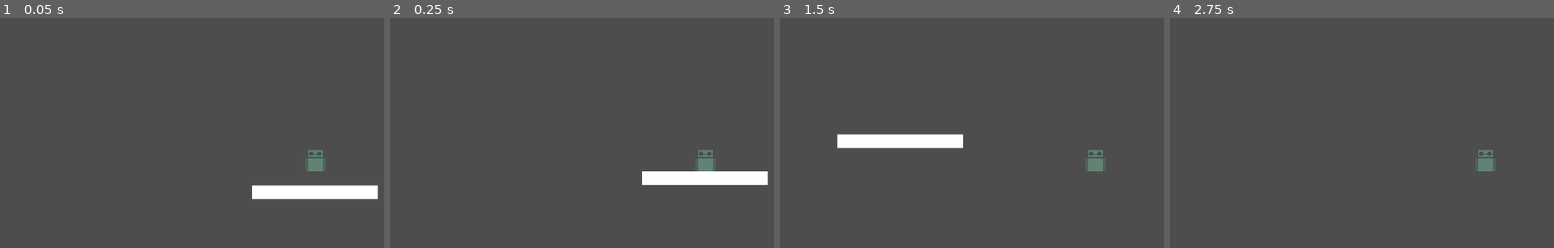
Above: before the commit, frames 1-4 (left to right).
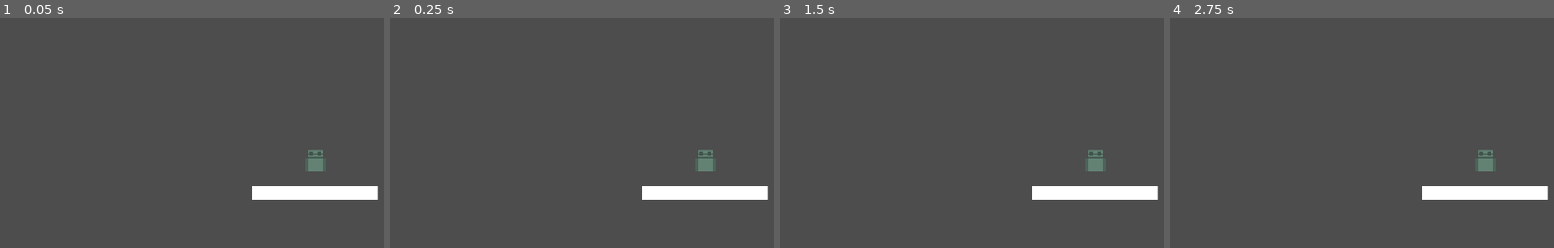
Above: after the commit, the same moments.

Repository: xelphyr/Hollow-Sky
Game: Godot game, scene res://scenes/game.tscn
Same seed, same stepped clock (60 frames per second), same inputs: the game is played once before the commit and once after it.
Inputs:
- Up to frame 1 (0.05 s): no input
- Up to frame 2 (0.25 s): no input
- Up to frame 3 (1.5 s): tap Enter at 0.5 s; hold Space (fly) 0.53-1.28 s; hold D (move_right) from 0.53 s (still down); tap Space (fly) at 1.35 s
- Up to frame 4 (2.75 s): release D (move_right) at 2.03 s; hold A (move_left) from 2.03 s (still down); hold Space (fly) from 2.03 s (still down)

The runs differ from the first frame. In frame 1, 0.3% of the frame differs, in the area x 65-99%, y 72-80%; in frame 2, 3.9%; in frame 3, 4.1%, in the area x 14-99%, y 50-80%; in frame 4, 2.0%.

Commit message:
Added state machine to the player. Current working states: idle, walk, jump, air

Diff:
--- a/scenes/game.tscn
+++ b/scenes/game.tscn
@@ -7,8 +7,8 @@
 
 [node name="CharacterBody2D" parent="." instance=ExtResource("1_uwrxv")]
 
-[node name="Camera2D" type="Camera2D" parent="CharacterBody2D"]
-
 [node name="TestPlatform" parent="." instance=ExtResource("2_yqjtg")]
 position = Vector2(-1, 47)
 scale = Vector2(9.2, 1)
+
+[node name="Camera2D" type="Camera2D" parent="."]
--- a/scenes/player.tscn
+++ b/scenes/player.tscn
@@ -1,60 +1,103 @@
-[gd_scene load_steps=4 format=3 uid="uid://gd5jtc0dccsg"]
+[gd_scene load_steps=9 format=3 uid="uid://gd5jtc0dccsg"]
 
 [ext_resource type="Texture2D" uid="uid://bv5hlex07pmv1" path="res://images/lightbrick.png" id="1_3vyb7"]
-[ext_resource type="Script" uid="uid://cs4u5p4l2sq1k" path="res://scripts/player/player_movement.gd" id="1_g2els"]
+[ext_resource type="Script" uid="uid://bkbflrpemv26y" path="res://scripts/player/player.gd" id="1_fjrip"]
+[ext_resource type="Script" uid="uid://bavwpimm37ikq" path="res://scripts/state_machine.gd" id="3_fjrip"]
+[ext_resource type="Script" uid="uid://c2a3tqhkflfw7" path="res://scripts/player/states/idle.gd" id="4_smehm"]
+[ext_resource type="Script" uid="uid://bt1yniyrajjme" path="res://scripts/player/states/walk.gd" id="5_ur7pv"]
+[ext_resource type="Script" uid="uid://4qgoluehjw4w" path="res://scripts/player/states/jump.gd" id="6_y4r1p"]
+[ext_resource type="Script" uid="uid://rs4qu2hyb4em" path="res://scripts/player/states/air.gd" id="7_d2wvv"]
 
 [sub_resource type="CapsuleShape2D" id="CapsuleShape2D_186t8"]
 
-[node name="CharacterBody2D" type="CharacterBody2D"]
-script = ExtResource("1_g2els")
+[node name="player" type="CharacterBody2D"]
+script = ExtResource("1_fjrip")
 
-[node name="CollisionShape2D" type="CollisionShape2D" parent="."]
+[node name="animations" type="AnimatedSprite2D" parent="."]
+
+[node name="collider" type="CollisionShape2D" parent="."]
 shape = SubResource("CapsuleShape2D_186t8")
 
-[node name="Sprite2D" type="Sprite2D" parent="."]
+[node name="model" type="Node" parent="."]
+
+[node name="Sprite2D" type="Sprite2D" parent="model"]
 modulate = Color(0.389496, 0.510428, 0.455687, 1)
 position = Vector2(1.19209e-07, -11)
 scale = Vector2(0.034375, 0.015625)
 texture = ExtResource("1_3vyb7")
 
-[node name="Sprite2D2" type="Sprite2D" parent="."]
+[node name="Sprite2D2" type="Sprite2D" parent="model"]
 modulate = Color(0.388235, 0.509804, 0.454902, 1)
 position = Vector2(0, 5.5)
 scale = Vector2(0.034375, 0.0296875)
 texture = ExtResource("1_3vyb7")
 
-[node name="Sprite2D7" type="Sprite2D" parent="."]
+[node name="Sprite2D7" type="Sprite2D" parent="model"]
 modulate = Color(0.2964, 0.39, 0.34788, 1)
 position = Vector2(-13, 5.5)
 scale = Vector2(0.00625, 0.0296875)
 texture = ExtResource("1_3vyb7")
 
-[node name="Sprite2D8" type="Sprite2D" parent="."]
+[node name="Sprite2D8" type="Sprite2D" parent="model"]
 modulate = Color(0.2964, 0.39, 0.34788, 1)
 position = Vector2(13, 5.5)
 scale = Vector2(0.00625, 0.0296875)
 texture = ExtResource("1_3vyb7")
 
-[node name="Sprite2D3" type="Sprite2D" parent="."]
+[node name="Sprite2D3" type="Sprite2D" parent="model"]
 self_modulate = Color(0.2508, 0.33, 0.29436, 1)
 position = Vector2(-5.36442e-07, -5)
 scale = Vector2(0.03125, 0.003125)
 texture = ExtResource("1_3vyb7")
 
-[node name="Sprite2D6" type="Sprite2D" parent="."]
+[node name="Sprite2D6" type="Sprite2D" parent="model"]
 self_modulate = Color(0.1748, 0.23, 0.20516, 1)
 position = Vector2(2.02656e-06, -10.5)
 scale = Vector2(0.034375, 0.0015625)
 texture = ExtResource("1_3vyb7")
 
-[node name="Sprite2D4" type="Sprite2D" parent="."]
+[node name="Sprite2D4" type="Sprite2D" parent="model"]
 self_modulate = Color(0.2508, 0.33, 0.29436, 1)
 position = Vector2(-6, -11)
 scale = Vector2(0.0078125, 0.009375)
 texture = ExtResource("1_3vyb7")
 
-[node name="Sprite2D5" type="Sprite2D" parent="."]
+[node name="Sprite2D5" type="Sprite2D" parent="model"]
 self_modulate = Color(0.2508, 0.33, 0.29436, 1)
 position = Vector2(6, -11)
 scale = Vector2(0.0078125, 0.009375)
 texture = ExtResource("1_3vyb7")
+
+[node name="state_machine" type="Node" parent="." node_paths=PackedStringArray("starting_state")]
+script = ExtResource("3_fjrip")
+starting_state = NodePath("idle")
+
+[node name="idle" type="Node" parent="state_machine" node_paths=PackedStringArray("walk_state", "jump_state", "air_state")]
+script = ExtResource("4_smehm")
+walk_state = NodePath("../walk")
+jump_state = NodePath("../jump")
+air_state = NodePath("../air")
+move_speed = 272.973
+
+[node name="walk" type="Node" parent="state_machine" node_paths=PackedStringArray("jump_state", "air_state", "idle_state")]
+script = ExtResource("5_ur7pv")
+jump_state = NodePath("../jump")
+air_state = NodePath("../air")
+idle_state = NodePath("../idle")
+walk_speed = 100.0
+walk_acc = 1000.0
+walk_friction = 750.0
+
+[node name="jump" type="Node" parent="state_machine" node_paths=PackedStringArray("air_state")]
+script = ExtResource("6_y4r1p")
+air_state = NodePath("../air")
+jump_force = 500.0
+
+[node name="air" type="Node" parent="state_machine" node_paths=PackedStringArray("idle_state", "walk_state")]
+script = ExtResource("7_d2wvv")
+idle_state = NodePath("../idle")
+walk_state = NodePath("../walk")
+fall_max_speed = 10000.0
+strafe_max_speed = 80.0
+strafe_acc = 800.0
+strafe_friction = 700.0
--- /dev/null
+++ b/scripts/player/player.gd
@@ -0,0 +1,20 @@
+class_name Player
+extends CharacterBody2D
+
+@onready
+var animations = $animations
+
+@onready
+var state_machine = $state_machine
+
+func _ready() -> void:
+	state_machine.init(self)
+
+func _unhandled_input(event: InputEvent) -> void:
+	state_machine.process_input(event)
+
+func _physics_process(delta: float) -> void:
+	state_machine.process_physics(delta)
+
+func _process(delta: float) -> void:
+	state_machine.process_frame(delta)
--- a/scripts/player/player_movement.gd
+++ b/scripts/player/player_movement.gd
@@ -1,8 +1,13 @@
 extends CharacterBody2D
 
 
-const SPEED = 300.0
-const JUMP_VELOCITY = -400.0
+@export var MOVE_MAX_VEL := 300.0
+@export var MOVE_ACC := 30.0
+@export var FLY_MAX_VEL := -400.0
+@export var FLY_ACC := 40.0
+
+@export var MAX_ENERGY := 1.5
+@export var MAX_HEALTH := 1
 
 
 func _physics_process(delta: float) -> void:
--- /dev/null
+++ b/scripts/player/states/air.gd
@@ -0,0 +1,30 @@
+extends State
+
+@export var idle_state: State
+@export var walk_state : State
+
+@export var fall_max_speed : float
+@export var strafe_max_speed : float
+@export var strafe_acc : float
+@export var strafe_friction : float
+
+func enter() -> void:
+	super()
+
+func process_physics(delta : float) -> State:
+	var move_dir := int(Input.is_action_pressed("move_right")) - int(Input.is_action_pressed("move_left"))
+	parent.velocity.y = move_toward(parent.velocity.y, fall_max_speed, gravity*delta)
+	parent.move_and_slide()
+
+	if move_dir != 0:
+		var target = strafe_max_speed * move_dir
+		parent.velocity.x = move_toward(parent.velocity.x, target, strafe_acc*delta)
+	else:
+		parent.velocity.x = move_toward(parent.velocity.x, 0, strafe_friction*delta)
+
+	if parent.is_on_floor():
+		if Input.is_action_pressed("move_left") or Input.is_action_pressed("move_right"):
+			return walk_state
+		else:
+			return idle_state
+	return null
--- /dev/null
+++ b/scripts/player/states/ceiling_damage.gd
@@ -0,0 +1 @@
+extends Node
--- /dev/null
+++ b/scripts/player/states/floor_damage.gd
@@ -0,0 +1 @@
+extends State
--- /dev/null
+++ b/scripts/player/states/idle.gd
@@ -0,0 +1,25 @@
+extends State
+
+# transition states
+@export var walk_state : State
+@export var jump_state: State
+@export var air_state : State
+
+func enter() -> void:
+	super()
+	parent.velocity.x = 0
+
+func process_input(event: InputEvent) -> State:
+	if Input.is_action_just_pressed("fly") and parent.is_on_floor():
+		return jump_state
+	if Input.is_action_just_pressed("move_left") or Input.is_action_just_pressed("move_right"):
+		return walk_state
+	return null
+
+func process_physics(delta: float) -> State:
+	parent.velocity.y += gravity * delta
+	parent.move_and_slide()
+
+	if !parent.is_on_floor():
+		return air_state
+	return null
--- /dev/null
+++ b/scripts/player/states/jump.gd
@@ -0,0 +1,13 @@
+extends State
+
+#transition states
+@export var air_state: State
+
+@export var jump_force: float
+
+func enter() -> void:
+	super()
+	parent.velocity.y = -jump_force
+
+func process_physics(delta: float) -> State:
+	return air_state
--- /dev/null
+++ b/scripts/player/states/walk.gd
@@ -0,0 +1,37 @@
+extends State
+
+# transition states
+@export var jump_state : State
+@export var air_state : State
+@export var idle_state : State
+
+@export var walk_speed: float
+@export var walk_acc: float
+@export var walk_friction: float
+
+
+
+
+
+func enter() -> void:
+	super()
+
+func process_physics(delta: float) -> State:
+	var move_dir := int(Input.is_action_pressed("move_right")) - int(Input.is_action_pressed("move_left"))
+	if parent.is_on_floor():
+		if Input.is_action_pressed("fly"):
+			return jump_state
+		if move_dir != 0:
+			var target = walk_speed * move_dir
+			parent.velocity.x = move_toward(parent.velocity.x, target, walk_acc*delta)
+		else:
+			parent.velocity.x = move_toward(parent.velocity.x, 0, walk_friction*delta)
+
+	parent.velocity.y += gravity * delta
+	parent.move_and_slide()
+
+	if !parent.is_on_floor():
+		return air_state
+	if abs(move_dir) == 0.0 and abs(parent.velocity.x) <= epsilon:
+		return idle_state
+	return null
--- /dev/null
+++ b/scripts/player/states/wall_damage.gd
@@ -0,0 +1 @@
+extends State
--- /dev/null
+++ b/scripts/state.gd
@@ -0,0 +1,29 @@
+class_name State
+extends Node
+
+@export
+var animation_name : String
+@export_range(0,1000)
+var move_speed : float = 300
+@export
+var epsilon: float = 2
+
+var gravity: int = ProjectSettings.get_setting("physics/2d/default_gravity")
+
+var parent: Player
+
+func enter() -> void:
+	#parent.animations.play(animation_name)
+	pass
+
+func exit() -> void:
+	pass
+
+func process_input(event: InputEvent) -> State:
+	return null
+
+func process_frame(delta: float) -> State:
+	return null
+
+func process_physics(delta: float) -> State:
+	return null
--- /dev/null
+++ b/scripts/state_machine.gd
@@ -0,0 +1,34 @@
+extends Node
+
+@export
+var starting_state: State
+
+var current_state : State
+
+func init(parent: Player) -> void:
+	for child in get_children():
+		child.parent = parent
+
+	change_state(starting_state)
+
+
+func change_state(new_state: State) -> void:
+	if current_state:
+		current_state.exit()
+	current_state = new_state
+	current_state.enter()
+
+func process_physics(delta: float) -> void:
+	var new_state = current_state.process_physics(delta)
+	if new_state:
+		change_state(new_state)
+
+func process_input(event: InputEvent) -> void:
+	var new_state = current_state.process_input(event)
+	if new_state:
+		change_state(new_state)
+
+func process_frame(delta: float) -> void:
+	var new_state = current_state.process_frame(delta)
+	if new_state:
+		change_state(new_state)
Not shown, added: scripts/player/player.gd.uid
Not shown, added: scripts/player/states/air.gd.uid
Not shown, added: scripts/player/states/ceiling_damage.gd.uid
Not shown, added: scripts/player/states/floor_damage.gd.uid
Not shown, added: scripts/player/states/idle.gd.uid
Not shown, added: scripts/player/states/jump.gd.uid
Not shown, added: scripts/player/states/walk.gd.uid
Not shown, added: scripts/player/states/wall_damage.gd.uid
Not shown, added: scripts/state.gd.uid
Not shown, added: scripts/state_machine.gd.uid
